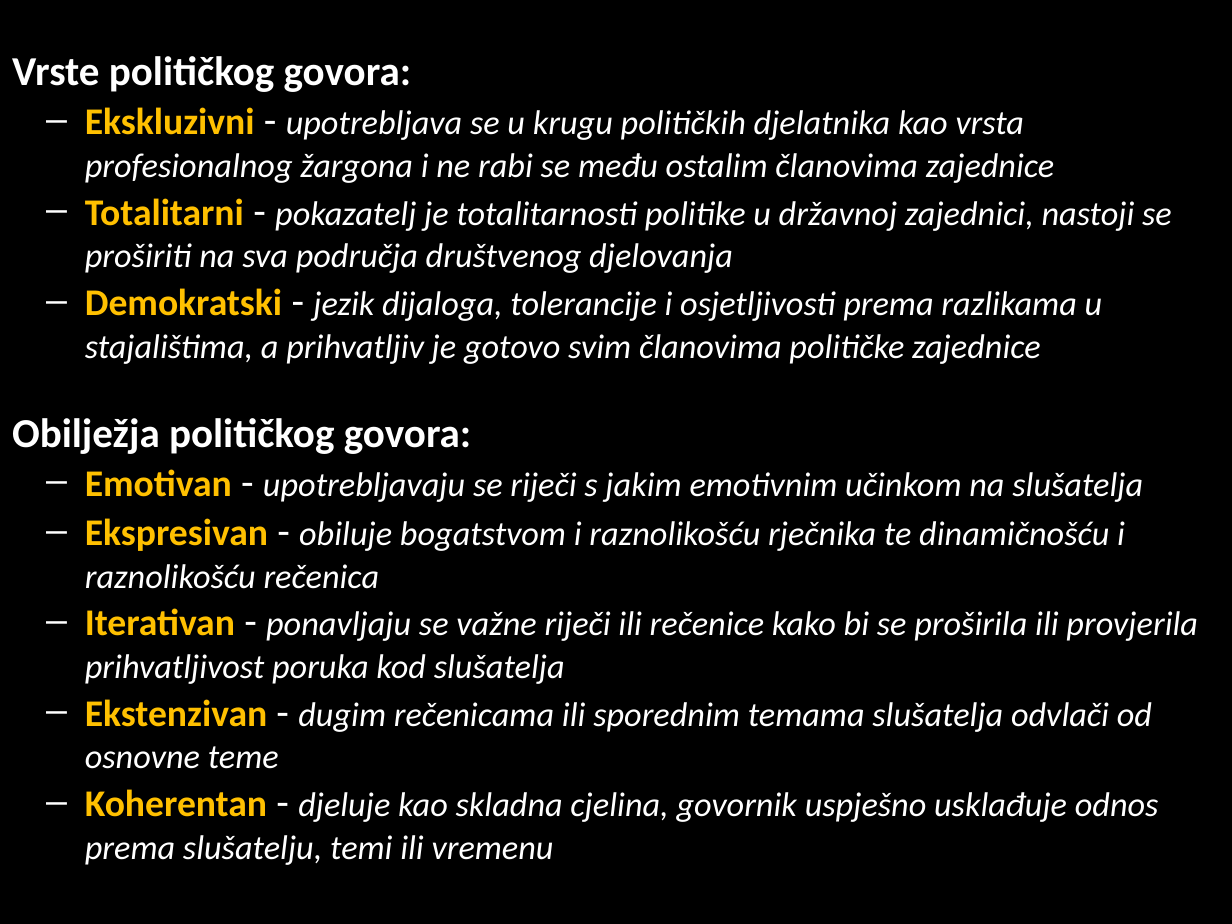
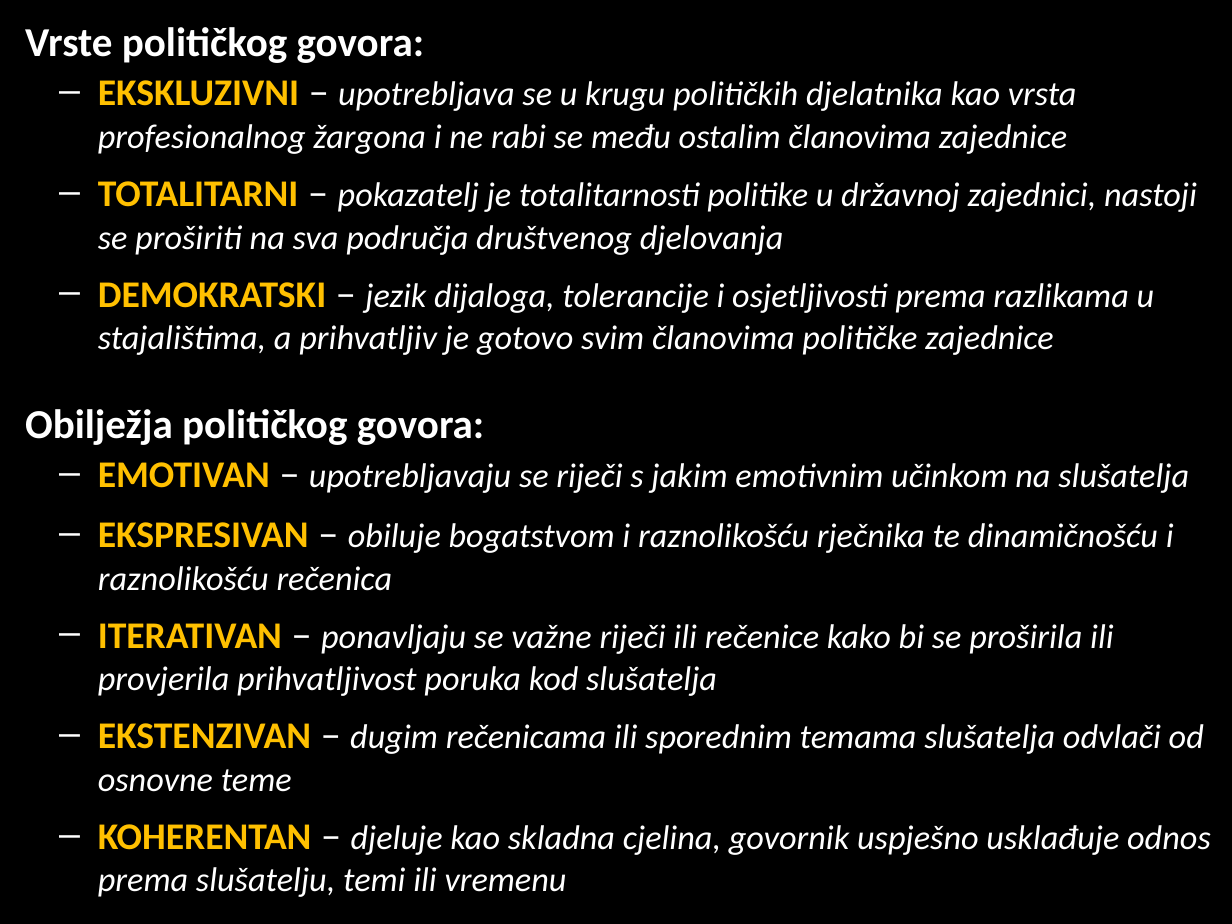
Before and after one commit to cornx/print, a slide deck: slide 23 of data/prezentacije/politika/001_pojam_politike.pptx (slide 26 before the commit). Drawn at 1232x924 pixels with LibreOffice and Linux fonts; fonts in the diff are those of the drawing. Boxes give left, top, right and bottom in pixels: in the first picture for what was removed or moved away, otherwise in the second. Text is boxed around its words. In the diff, an @@ line names an element or a change of style, - is before the commit and + after.

```diff
--- a/data/prezentacije/politika/001_pojam_politike.pptx
+++ b/data/prezentacije/politika/001_pojam_politike.pptx
@@ text "Vrste političkog govora:": place and size @@
-text "Vrste političkog govora:" at (12,56,1198,865)
+text "Vrste političkog govora:" at (25,27,1211,897)
@@ text at (98,80,1197,355): text changed @@
-  – Ekskluzivni - upotrebljava se u krugu političkih djelatnika kao vrsta profesionalnog žargona i ne rabi se među ostalim članovima zajednice
-  – Totalitarni - pokazatelj je totalitarnosti politike u državnoj zajednici, nastoji se proširiti na sva područja društvenog djelovanja
-  – Demokratski - jezik dijaloga, tolerancije i osjetljivosti prema razlikama u stajalištima, a prihvatljiv je gotovo svim članovima političke zajednice
+  – EKSKLUZIVNI – upotrebljava se u krugu političkih djelatnika kao vrsta profesionalnog žargona i ne rabi se među ostalim članovima zajednice
+  – TOTALITARNI – pokazatelj je totalitarnosti politike u državnoj zajednici, nastoji se proširiti na sva područja društvenog djelovanja
+  – DEMOKRATSKI – jezik dijaloga, tolerancije i osjetljivosti prema razlikama u stajalištima, a prihvatljiv je gotovo svim članovima političke zajednice
@@ text at (98,462,1211,897): text changed @@
-  – Emotivan - upotrebljavaju se riječi s jakim emotivnim učinkom na slušatelja
-  – Ekspresivan - obiluje bogatstvom i raznolikošću rječnika te dinamičnošću i raznolikošću rečenica
-  – Iterativan - ponavljaju se važne riječi ili rečenice kako bi se proširila ili provjerila prihvatljivost poruka kod slušatelja
-  – Ekstenzivan - dugim rečenicama ili sporednim temama slušatelja odvlači od osnovne teme
-  – Koherentan - djeluje kao skladna cjelina, govornik uspješno usklađuje odnos prema slušatelju, temi ili vremenu
+  – EMOTIVAN – upotrebljavaju se riječi s jakim emotivnim učinkom na slušatelja
+  – EKSPRESIVAN – obiluje bogatstvom i raznolikošću rječnika te dinamičnošću i raznolikošću rečenica
+  – ITERATIVAN – ponavljaju se važne riječi ili rečenice kako bi se proširila ili provjerila prihvatljivost poruka kod slušatelja
+  – EKSTENZIVAN – dugim rečenicama ili sporednim temama slušatelja odvlači od osnovne teme
+  – KOHERENTAN – djeluje kao skladna cjelina, govornik uspješno usklađuje odnos prema slušatelju, temi ili vremenu
```
Also in this commit, not shown: 18 other slides changed, 5 slides added, 5 slides removed, 1 other file.
